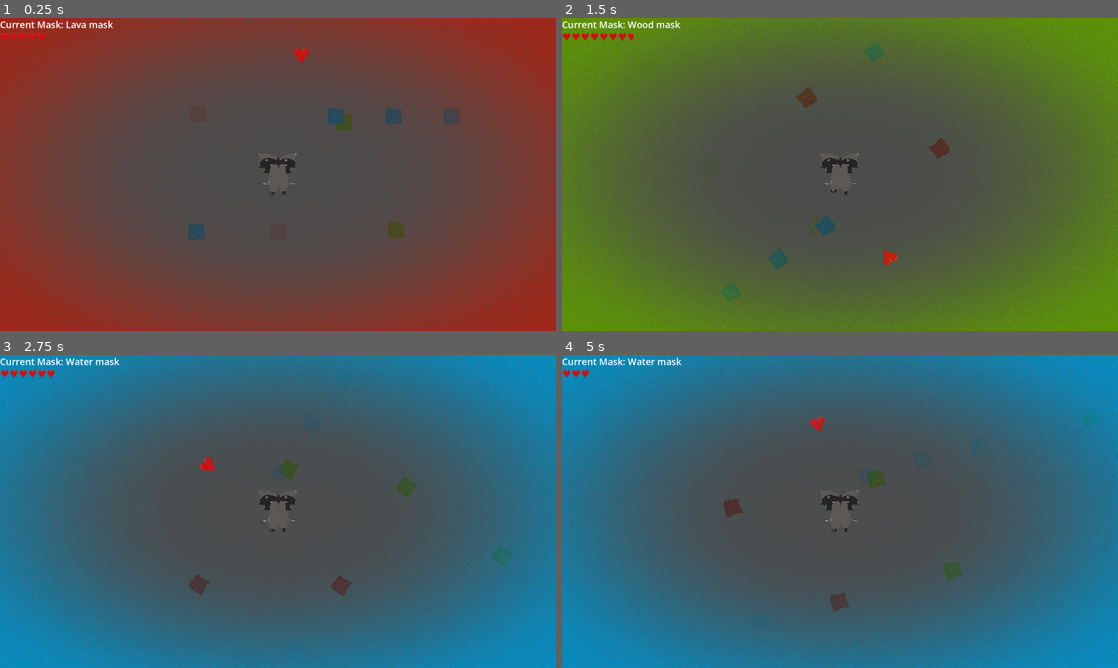
Above: before the commit, frames 1-4 (two rows, left to right).
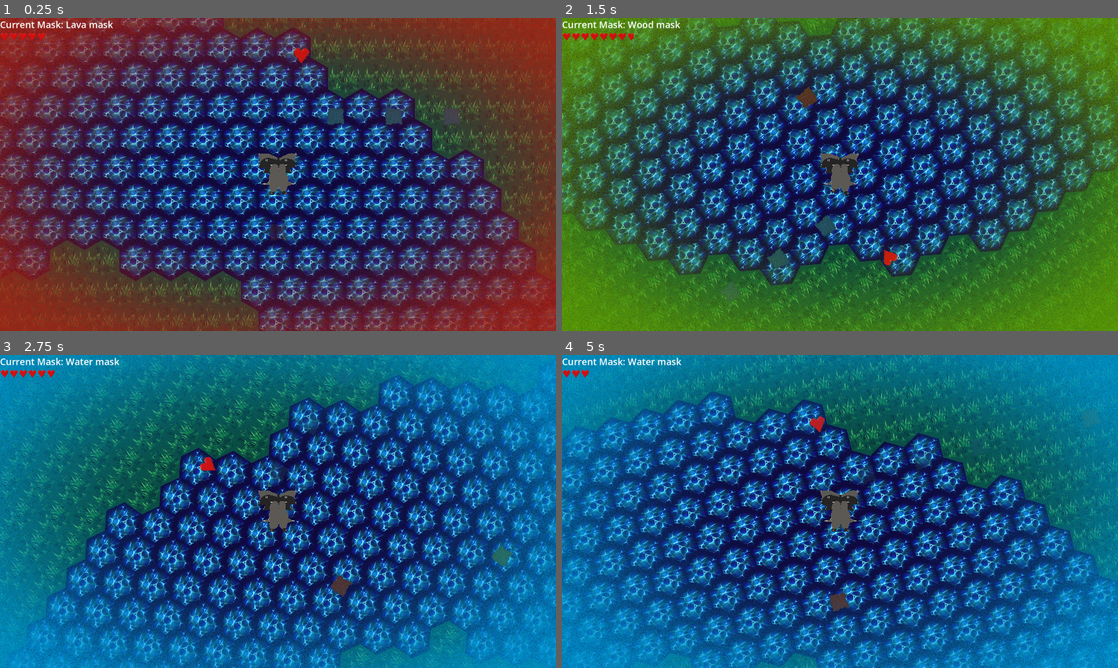
Above: after the commit, the same moments.

Repository: ccoors/mask
Game: Godot game, scene res://scenes/main_scene.tscn
The game is run twice, just before and just after one commit, with the same random seed, the same clock (stepped at 60 frames per second) and the same inputs.
Inputs:
- Up to frame 1 (0.25 s): no input
- Up to frame 2 (1.5 s): tap Enter at 0.5 s; hold Right (right) 0.53-1.28 s; tap 1 (mask_1) at 0.6 s; hold Down (down) from 1.28 s (still down); tap 2 (mask_2) at 1.35 s
- Up to frame 3 (2.75 s): release Down (down) at 2.03 s; hold Right (right) from 2.03 s (still down); tap 3 (mask_3) at 2.1 s
- Up to frame 4 (5 s): release Right (right) at 2.78 s; hold Up (up) 2.78-3.53 s; tap 1 (mask_1) at 2.85 s; hold Left (left) from 3.53 s (still down); tap 2 (mask_2) at 3.6 s; tap 3 (mask_3) at 4.35 s

The runs differ from the first frame. In frame 1, 82% of the frame differs, in the area x 0-100%, y 0-100%; in frame 2, 81%; in frame 3, 82%; in frame 4, 82%.

Commit message:
add item_spawn and show tiles again

Diff:
--- a/scenes/level.tscn
+++ b/scenes/level.tscn
@@ -1,6 +1,5 @@
 [gd_scene format=3 uid="uid://coeqlhbyqq13y"]
 
-[ext_resource type="PackedScene" uid="uid://dagc7aeddyrf4" path="res://scenes/stein.tscn" id="1_2q6dc"]
 [ext_resource type="PackedScene" uid="uid://bu2asn3rttoff" path="res://scenes/tiles.tscn" id="1_w7c3h"]
 [ext_resource type="PackedScene" uid="uid://dkq3tiswraqgs" path="res://scenes/items/health_item.tscn" id="3_w8frs"]
 [ext_resource type="Script" uid="uid://c3e4dnol1btq5" path="res://scripts/item_generator.gd" id="4_mx8sn"]
@@ -8,21 +7,6 @@
 [node name="level" type="Node2D" unique_id=77777411]
 
 [node name="tiles" parent="." unique_id=1513846017 instance=ExtResource("1_w7c3h")]
-visible = false
-
-[node name="Sprite2D" parent="." unique_id=281077795 instance=ExtResource("1_2q6dc")]
-position = Vector2(408, 193)
-
-[node name="Sprite2D2" parent="." unique_id=2068476046 instance=ExtResource("1_2q6dc")]
-position = Vector2(228, -179)
-
-[node name="Sprite2D3" parent="." unique_id=544800915 instance=ExtResource("1_2q6dc")]
-position = Vector2(-281, 198)
-mask_id = 2
-
-[node name="Sprite2D4" parent="." unique_id=674951328 instance=ExtResource("1_2q6dc")]
-position = Vector2(-276, -206)
-mask_id = 0
 
 [node name="health_item" parent="." unique_id=879146623 instance=ExtResource("3_w8frs")]
 position = Vector2(81, -410)
